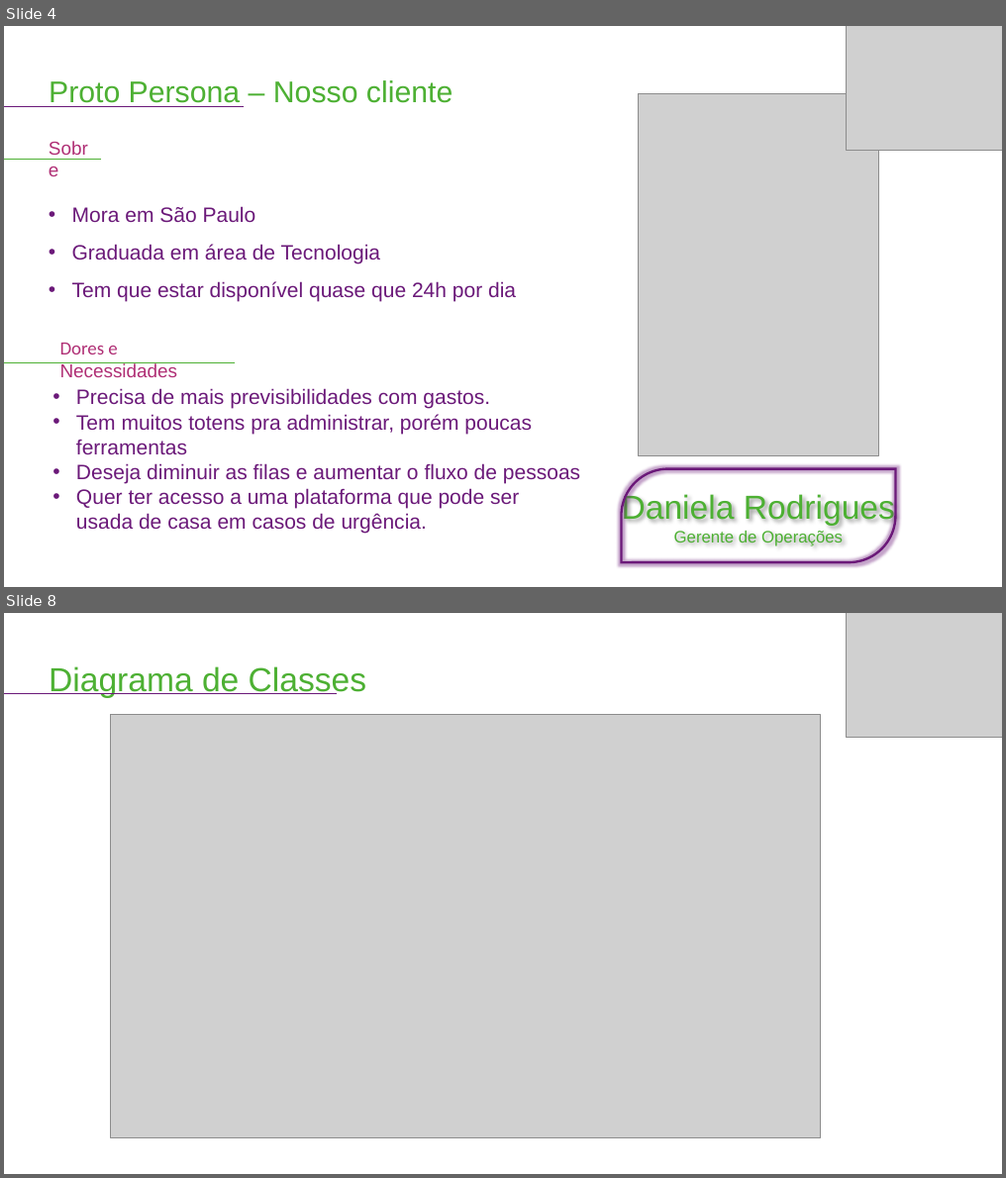
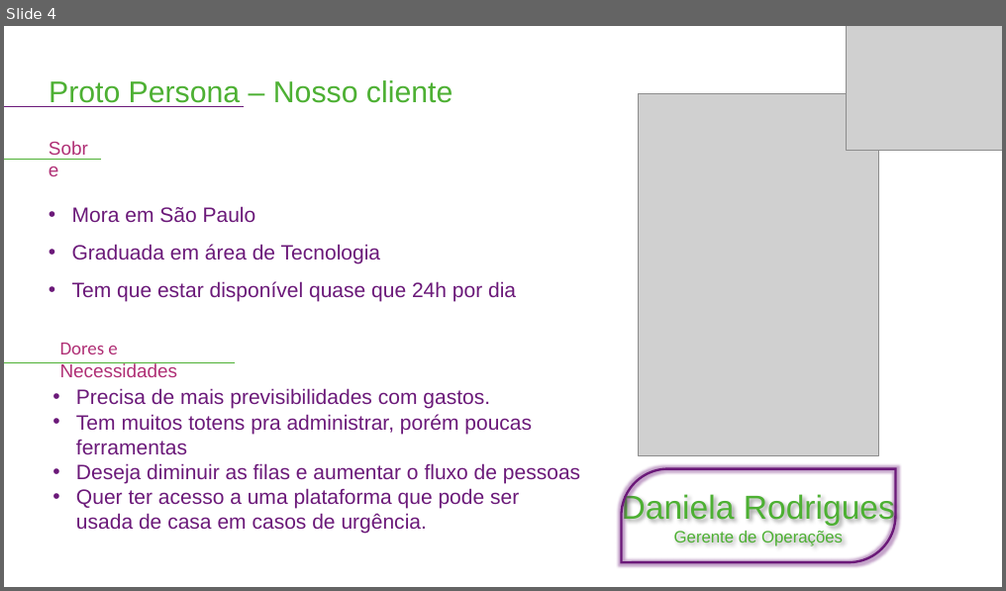
Before and after one commit to GVRO1/curso-angular, a slide deck: documentacao/Apresentações/Sprint 3.pptx. Shown one above the other, each under a label of ours: slides 4 and 8 before the commit, slide 4 after it; the slides between them are not shown. The pictures are 1006x1178 and 1006x591 pixels, drawn with LibreOffice and Linux fonts; fonts in the diff are those of the drawing; grey boxes stand for pictures; background and template pictures are left out. Boxes give left, top, right and bottom in pixels: in the first picture for what was removed or moved away, otherwise in the second. Text is boxed around its words. In the diff, an @@ line names an element or a change of style, - is before the commit and + after.

```diff
--- a/documentacao/Apresentações/Sprint 3.pptx
+++ b/documentacao/Apresentações/Sprint 3.pptx
@@ slide 8 removed at box(4, 613, 1002, 1174), background picture (left out) @@
@@ picture removed at box(846, 613, 1002, 738) @@
@@ title removed at box(49, 666, 366, 698) @@
-Diagrama de Classes
@@ line removed from (338, 693) to (4, 693) @@
@@ picture removed at box(110, 715, 820, 1139) @@
```
Also in this commit, not shown: 5 slides changed.
